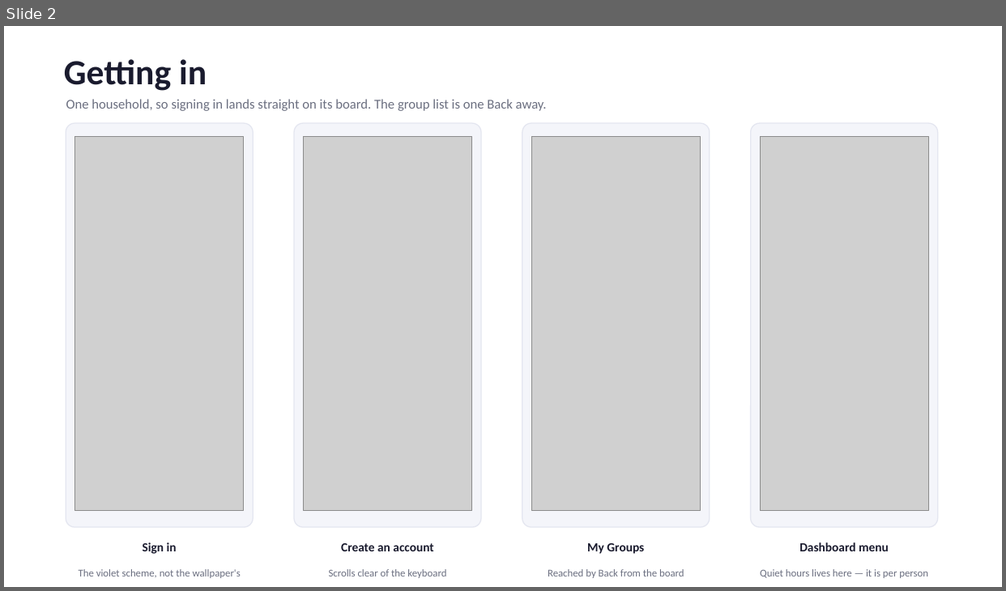
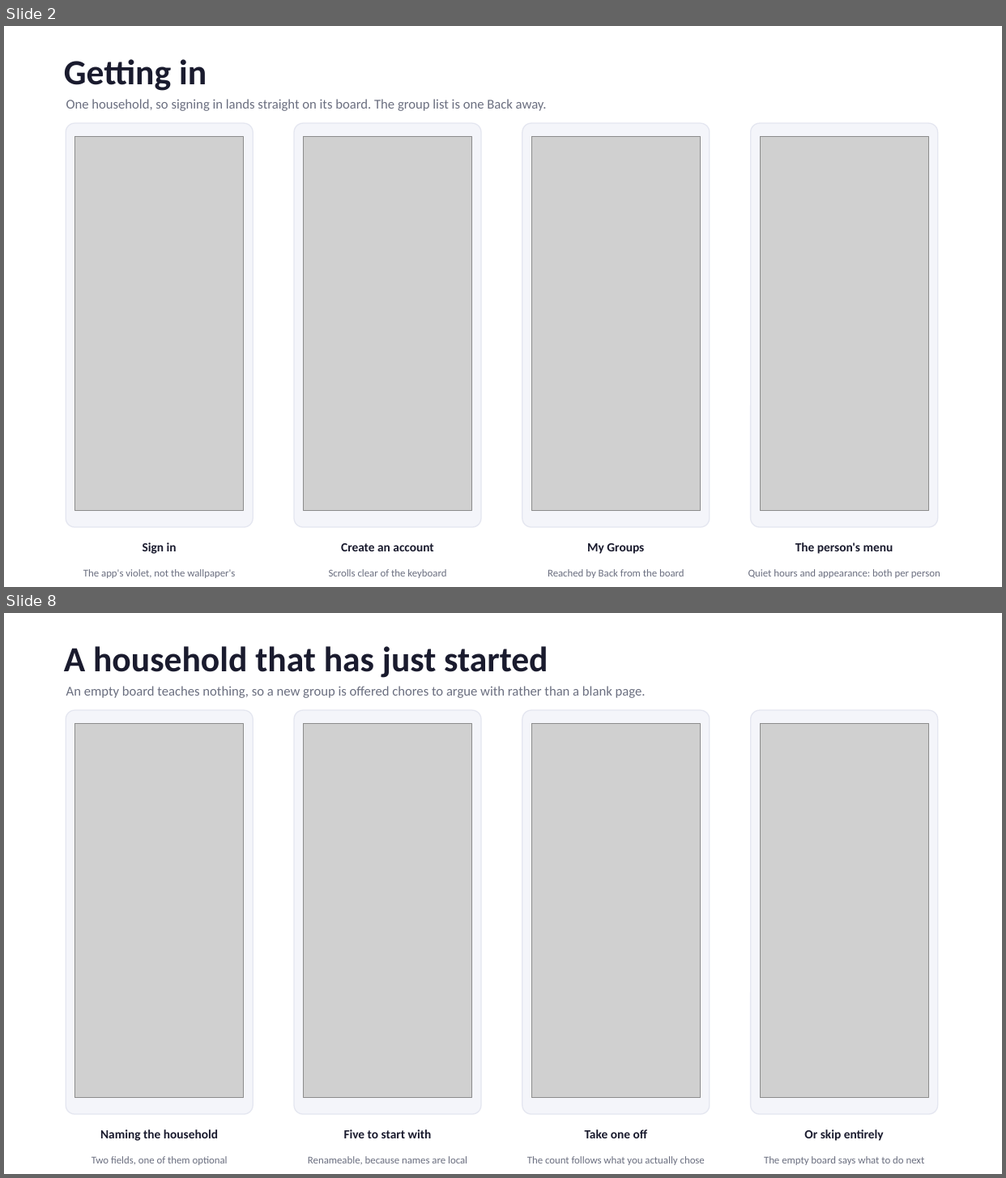
Before and after one commit to babakch76/taskflow, a slide deck: TaskFlow_Screens.pptx. Shown one above the other, each under a label of ours: slide 2 before the commit, slides 2 and 8 after it; the slides between them are not shown. The pictures are 1006x591 and 1006x1178 pixels, drawn with LibreOffice and Linux fonts; fonts in the diff are those of the drawing; grey boxes stand for pictures. Boxes give left, top, right and bottom in pixels: in the first picture for what was removed or moved away, otherwise in the second. Text is boxed around its words. In the diff, an @@ line names an element or a change of style, - is before the commit and + after.

```diff
--- a/TaskFlow_Screens.pptx
+++ b/TaskFlow_Screens.pptx
@@ slide 8 added at box(4, 613, 1002, 1174), background #FFFFFF @@
@@ text added at box(64, 646, 548, 678), 34 pt, text #1A1B2E, bold @@
+A household that has just started
@@ text added at box(66, 686, 646, 698), 13 pt, text #6B6F80 @@
+An empty board teaches nothing, so a new group is offered chores to argue with rather than a blank page.
@@ rounded rectangle added at box(66, 710, 253, 1114), fill #F4F5FA, outline #E4E6F0 1 pt @@
@@ picture added at box(75, 724, 244, 1098) @@
@@ rounded rectangle added at box(295, 710, 482, 1114), fill #F4F5FA, outline #E4E6F0 1 pt @@
@@ picture added at box(304, 724, 472, 1098) @@
@@ rounded rectangle added at box(522, 710, 710, 1114), fill #F4F5FA, outline #E4E6F0 1 pt @@
@@ picture added at box(532, 724, 701, 1098) @@
@@ rounded rectangle added at box(750, 710, 938, 1114), fill #F4F5FA, outline #E4E6F0 1 pt @@
@@ picture added at box(760, 724, 928, 1098) @@
@@ text added at box(100, 1130, 218, 1141), 12 pt, text #1A1B2E, bold @@
+Naming the household
@@ text added at box(344, 1130, 432, 1139), 12 pt, text #1A1B2E, bold @@
+Five to start with
@@ text added at box(585, 1130, 648, 1139), 12 pt, text #1A1B2E, bold @@
+Take one off
@@ text added at box(804, 1130, 884, 1141), 12 pt, text #1A1B2E, bold @@
+Or skip entirely
@@ text added at box(91, 1157, 228, 1165), 10 pt, text #6B6F80 @@
+Two fields, one of them optional
@@ text added at box(308, 1157, 467, 1165), 10 pt, text #6B6F80 @@
+Renameable, because names are local
@@ text added at box(527, 1157, 705, 1165), 10 pt, text #6B6F80 @@
+The count follows what you actually chose
@@ text added at box(764, 1157, 925, 1165), 10 pt, text #6B6F80 @@
+The empty board says what to do next
@@ slide 2 changed as well @@
@@ text at box(795, 543, 893, 554): text changed @@
-Dashboard menu
+The person's menu
@@ text at box(83, 570, 235, 578): text changed @@
-The violet scheme, not the wallpaper's
+The app's violet, not the wallpaper's
@@ text at box(748, 570, 940, 578): text changed @@
-Quiet hours lives here — it is per person
+Quiet hours and appearance: both per person
```
Also in this commit, not shown: 4 other slides changed, 3 other slides added, 34 other files.
